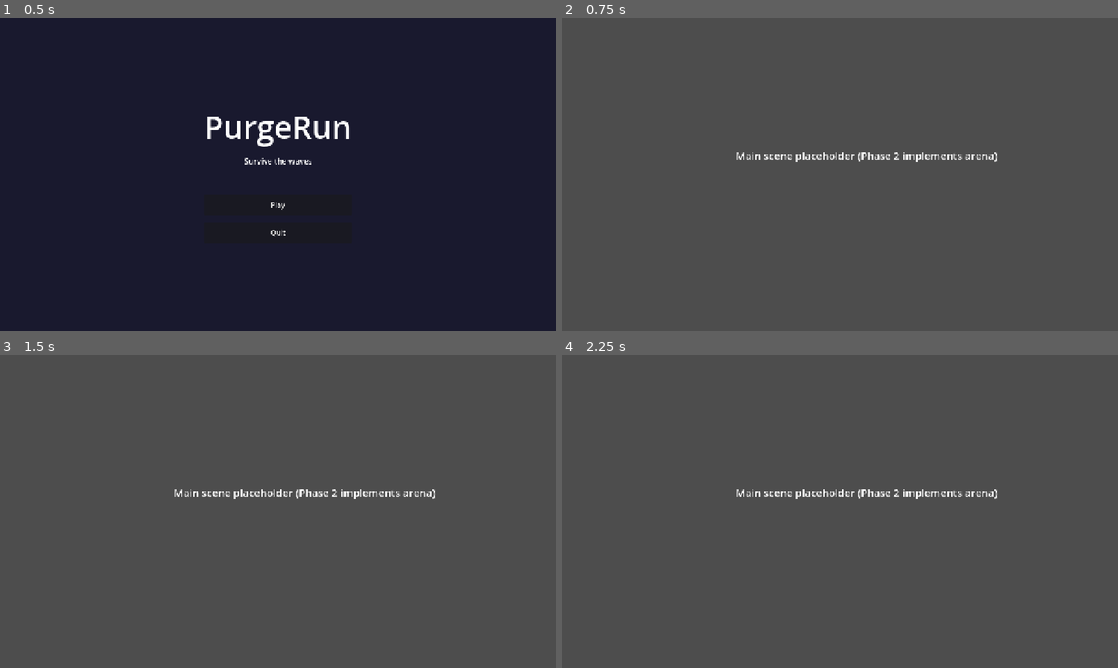
Above: before the commit, frames 1-4 (two rows, left to right).
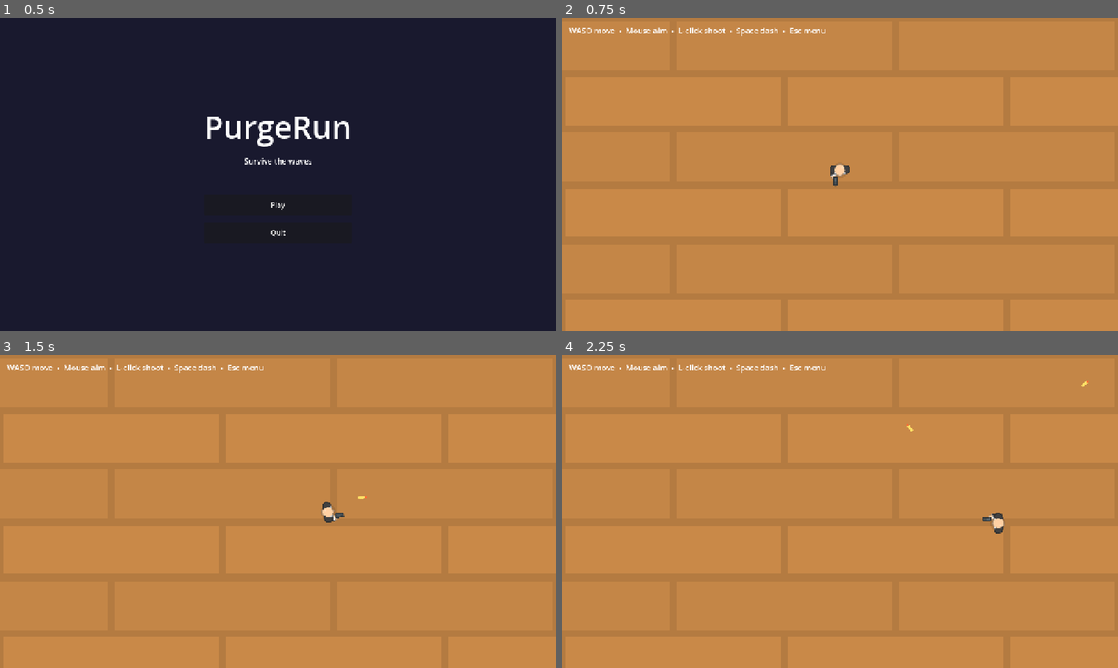
Above: after the commit, the same moments.

Repository: LuisPCFialho/triad-game
Game: Godot game, scene res://scenes/ui/MainMenu.tscn
The game is run twice, just before and just after one commit, with the same random seed, the same clock (stepped at 60 frames per second) and the same inputs.
Inputs (mouse positions are in pixels of both pictures, inside the frame that each line leads up to):
- Up to frame 1 (0.5 s): no input
- Up to frame 2 (0.75 s): click "Play" at 0.5 s
- Up to frame 3 (1.5 s): tap Enter at 1.25 s; move the mouse to (400, 495) at 1.27 s; press the mouse at (400, 495) at 1.28 s; hold D (move_right) from 1.28 s (still down); tap Space (dash) at 1.35 s
- Up to frame 4 (2.25 s): move the mouse to (728, 527) at 2.02 s; release D (move_right) at 2.03 s; release the mouse at (728, 527) at 2.03 s; hold S (move_down) from 2.03 s (still down); click (728, 527) at 2.1 s

Frame 1 is identical in both runs. In frame 2, 100% of the frame differs, in the area x 0-100%, y 0-100%; in frame 3, 100%; in frame 4, 100%.

Commit message:
feat: fase 2 — player (movimento 8-dir, rotação rato, tiro, dash), arena, bullet

Diff:
--- a/scenes/Main.tscn
+++ b/scenes/Main.tscn
@@ -1,15 +1,23 @@
-[gd_scene load_steps=2 format=3 uid="uid://bmainscene0001"]
+[gd_scene load_steps=4 format=3 uid="uid://bmainscene0001"]
 
 [ext_resource type="Script" path="res://scenes/Main.gd" id="1_script"]
+[ext_resource type="PackedScene" path="res://scenes/world/Arena.tscn" id="2_arena"]
+[ext_resource type="PackedScene" path="res://scenes/player/Player.tscn" id="3_player"]
 
 [node name="Main" type="Node2D"]
 script = ExtResource("1_script")
 
-[node name="Placeholder" type="Label" parent="."]
-offset_left = 400.0
-offset_top = 300.0
-offset_right = 900.0
-offset_bottom = 360.0
-theme_override_font_sizes/font_size = 24
-text = "Main scene placeholder (Phase 2 implements arena)"
-horizontal_alignment = 1
+[node name="Arena" parent="." instance=ExtResource("2_arena")]
+
+[node name="Player" parent="." instance=ExtResource("3_player")]
+position = Vector2(640, 360)
+
+[node name="Hint" type="CanvasLayer" parent="."]
+
+[node name="Label" type="Label" parent="Hint"]
+offset_left = 16.0
+offset_top = 16.0
+offset_right = 720.0
+offset_bottom = 48.0
+theme_override_font_sizes/font_size = 18
+text = "WASD move  •  Mouse aim  •  L-click shoot  •  Space dash  •  Esc menu"
--- /dev/null
+++ b/scenes/player/Bullet.gd
@@ -0,0 +1,32 @@
+class_name Bullet
+extends Area2D
+
+@export var speed: float = 900.0
+@export var lifetime: float = 1.5
+
+var velocity: Vector2 = Vector2.ZERO
+var damage: int = 10
+var _age: float = 0.0
+
+
+func setup(direction: Vector2, dmg: int) -> void:
+	velocity = direction.normalized() * speed
+	damage = dmg
+
+
+func _physics_process(delta: float) -> void:
+	global_position += velocity * delta
+	_age += delta
+	if _age >= lifetime:
+		queue_free()
+
+
+func _on_body_entered(body: Node) -> void:
+	if body.is_in_group("walls"):
+		queue_free()
+
+
+func _on_area_entered(area: Area2D) -> void:
+	if area.is_in_group("enemy_hitbox") and area.has_method("hit"):
+		area.hit(damage)
+		queue_free()
--- /dev/null
+++ b/scenes/player/Bullet.tscn
@@ -0,0 +1,22 @@
+[gd_scene load_steps=4 format=3 uid="uid://bbullet00000001"]
+
+[ext_resource type="Script" path="res://scenes/player/Bullet.gd" id="1_script"]
+[ext_resource type="Texture2D" path="res://assets/sprites/bullet.svg" id="2_sprite"]
+
+[sub_resource type="RectangleShape2D" id="RectangleShape2D_bullet"]
+size = Vector2(12, 6)
+
+[node name="Bullet" type="Area2D"]
+collision_layer = 8
+collision_mask = 5
+script = ExtResource("1_script")
+
+[node name="Sprite2D" type="Sprite2D" parent="."]
+scale = Vector2(1.6, 1.6)
+texture = ExtResource("2_sprite")
+
+[node name="CollisionShape2D" type="CollisionShape2D" parent="."]
+shape = SubResource("RectangleShape2D_bullet")
+
+[connection signal="area_entered" from="." to="." method="_on_area_entered"]
+[connection signal="body_entered" from="." to="." method="_on_body_entered"]
--- /dev/null
+++ b/scenes/player/Player.gd
@@ -0,0 +1,121 @@
+class_name Player
+extends CharacterBody2D
+
+const MAX_HP := 100
+
+@export var speed: float = 300.0
+@export var acceleration: float = 1800.0
+@export var friction: float = 1400.0
+@export var shoot_interval: float = 0.2
+@export var bullet_scene: PackedScene
+@export var bullet_damage: int = 10
+@export var dash_speed: float = 900.0
+@export var dash_duration: float = 0.18
+@export var dash_cooldown_time: float = 2.0
+@export var invuln_time: float = 0.5
+
+var hp: int = MAX_HP
+var can_shoot: bool = true
+var can_dash: bool = true
+var is_dashing: bool = false
+var is_invuln: bool = false
+var dash_timer: float = 0.0
+
+@onready var sprite: Sprite2D = $Sprite2D
+@onready var muzzle: Marker2D = $Muzzle
+@onready var shoot_cooldown: Timer = $ShootCooldown
+@onready var dash_cooldown: Timer = $DashCooldown
+@onready var invuln_timer: Timer = $InvulnTimer
+@onready var shoot_sound: AudioStreamPlayer2D = $ShootSound
+
+
+func _ready() -> void:
+	add_to_group("player")
+	shoot_cooldown.wait_time = shoot_interval
+	dash_cooldown.wait_time = dash_cooldown_time
+	invuln_timer.wait_time = invuln_time
+
+
+func _physics_process(delta: float) -> void:
+	if not is_dashing:
+		var input_dir := Input.get_vector("move_left", "move_right", "move_up", "move_down")
+		if input_dir != Vector2.ZERO:
+			velocity = velocity.move_toward(input_dir * speed, acceleration * delta)
+		else:
+			velocity = velocity.move_toward(Vector2.ZERO, friction * delta)
+		look_at(get_global_mouse_position())
+		if Input.is_action_pressed("shoot") and can_shoot:
+			_shoot()
+		if Input.is_action_just_pressed("dash") and can_dash:
+			_start_dash()
+	else:
+		dash_timer -= delta
+		if dash_timer <= 0.0:
+			is_dashing = false
+			velocity = velocity * 0.4
+	move_and_slide()
+
+
+func _shoot() -> void:
+	if bullet_scene == null:
+		return
+	var bullet: Node = bullet_scene.instantiate()
+	get_tree().current_scene.add_child(bullet)
+	bullet.global_position = muzzle.global_position
+	bullet.global_rotation = global_rotation
+	if bullet.has_method("setup"):
+		bullet.setup(Vector2.RIGHT.rotated(global_rotation), bullet_damage)
+	can_shoot = false
+	shoot_cooldown.start()
+	if shoot_sound:
+		shoot_sound.pitch_scale = randf_range(0.95, 1.05)
+		shoot_sound.play()
+
+
+func _start_dash() -> void:
+	is_dashing = true
+	is_invuln = true
+	dash_timer = dash_duration
+	var dir: Vector2 = velocity.normalized() if velocity.length() > 10.0 else Vector2.RIGHT.rotated(global_rotation)
+	velocity = dir * dash_speed
+	can_dash = false
+	dash_cooldown.start()
+	invuln_timer.start()
+
+
+func take_damage(amount: int) -> void:
+	if is_invuln:
+		return
+	hp = max(0, hp - amount)
+	is_invuln = true
+	invuln_timer.start()
+	_flash()
+	Signals.player_damaged.emit(amount, hp)
+	if hp <= 0:
+		Signals.player_died.emit()
+		queue_free()
+
+
+func heal(amount: int) -> void:
+	hp = min(MAX_HP, hp + amount)
+	Signals.player_healed.emit(amount)
+
+
+func _flash() -> void:
+	if sprite == null:
+		return
+	sprite.modulate = Color(2.5, 2.5, 2.5)
+	var tween := create_tween()
+	tween.tween_property(sprite, "modulate", Color.WHITE, 0.15)
+
+
+func _on_shoot_cooldown_timeout() -> void:
+	can_shoot = true
+
+
+func _on_dash_cooldown_timeout() -> void:
+	can_dash = true
+
+
+func _on_invuln_timer_timeout() -> void:
+	is_invuln = false
--- /dev/null
+++ b/scenes/player/Player.tscn
@@ -0,0 +1,45 @@
+[gd_scene load_steps=7 format=3 uid="uid://bplayer000001"]
+
+[ext_resource type="Script" path="res://scenes/player/Player.gd" id="1_script"]
+[ext_resource type="Texture2D" path="res://assets/sprites/player/player.png" id="2_sprite"]
+[ext_resource type="PackedScene" path="res://scenes/player/Bullet.tscn" id="3_bullet"]
+[ext_resource type="AudioStream" path="res://assets/audio/sfx/shoot.ogg" id="4_shoot_sfx"]
+
+[sub_resource type="CircleShape2D" id="CircleShape2D_player"]
+radius = 18.0
+
+[node name="Player" type="CharacterBody2D"]
+collision_layer = 2
+collision_mask = 1
+script = ExtResource("1_script")
+bullet_scene = ExtResource("3_bullet")
+
+[node name="Sprite2D" type="Sprite2D" parent="."]
+scale = Vector2(1.1, 1.1)
+texture = ExtResource("2_sprite")
+
+[node name="CollisionShape2D" type="CollisionShape2D" parent="."]
+shape = SubResource("CircleShape2D_player")
+
+[node name="Muzzle" type="Marker2D" parent="."]
+position = Vector2(32, -8)
+
+[node name="ShootCooldown" type="Timer" parent="."]
+wait_time = 0.2
+one_shot = true
+
+[node name="DashCooldown" type="Timer" parent="."]
+wait_time = 2.0
+one_shot = true
+
+[node name="InvulnTimer" type="Timer" parent="."]
+wait_time = 0.5
+one_shot = true
+
+[node name="ShootSound" type="AudioStreamPlayer2D" parent="."]
+stream = ExtResource("4_shoot_sfx")
+volume_db = -6.0
+
+[connection signal="timeout" from="ShootCooldown" to="." method="_on_shoot_cooldown_timeout"]
+[connection signal="timeout" from="DashCooldown" to="." method="_on_dash_cooldown_timeout"]
+[connection signal="timeout" from="InvulnTimer" to="." method="_on_invuln_timer_timeout"]
--- /dev/null
+++ b/scenes/world/Arena.tscn
@@ -0,0 +1,53 @@
+[gd_scene load_steps=4 format=3 uid="uid://barena0000001"]
+
+[ext_resource type="Texture2D" path="res://assets/sprites/tiles/floor.png" id="1_floor"]
+
+[sub_resource type="RectangleShape2D" id="RectangleShape2D_h"]
+size = Vector2(1920, 40)
+
+[sub_resource type="RectangleShape2D" id="RectangleShape2D_v"]
+size = Vector2(40, 1200)
+
+[node name="Arena" type="Node2D"]
+
+[node name="Background" type="Sprite2D" parent="."]
+texture_repeat = 2
+position = Vector2(640, 360)
+scale = Vector2(8, 8)
+texture = ExtResource("1_floor")
+region_enabled = true
+region_rect = Rect2(0, 0, 160, 90)
+
+[node name="Walls" type="Node2D" parent="."]
+
+[node name="WallTop" type="StaticBody2D" parent="Walls"]
+collision_layer = 1
+collision_mask = 0
+
+[node name="CollisionShape2D" type="CollisionShape2D" parent="Walls/WallTop"]
+position = Vector2(640, -20)
+shape = SubResource("RectangleShape2D_h")
+
+[node name="WallBottom" type="StaticBody2D" parent="Walls"]
+collision_layer = 1
+collision_mask = 0
+
+[node name="CollisionShape2D" type="CollisionShape2D" parent="Walls/WallBottom"]
+position = Vector2(640, 740)
+shape = SubResource("RectangleShape2D_h")
+
+[node name="WallLeft" type="StaticBody2D" parent="Walls"]
+collision_layer = 1
+collision_mask = 0
+
+[node name="CollisionShape2D" type="CollisionShape2D" parent="Walls/WallLeft"]
+position = Vector2(-20, 360)
+shape = SubResource("RectangleShape2D_v")
+
+[node name="WallRight" type="StaticBody2D" parent="Walls"]
+collision_layer = 1
+collision_mask = 0
+
+[node name="CollisionShape2D" type="CollisionShape2D" parent="Walls/WallRight"]
+position = Vector2(1300, 360)
+shape = SubResource("RectangleShape2D_v")
Not shown, added: scenes/player/Bullet.gd.uid
Not shown, added: scenes/player/Player.gd.uid
